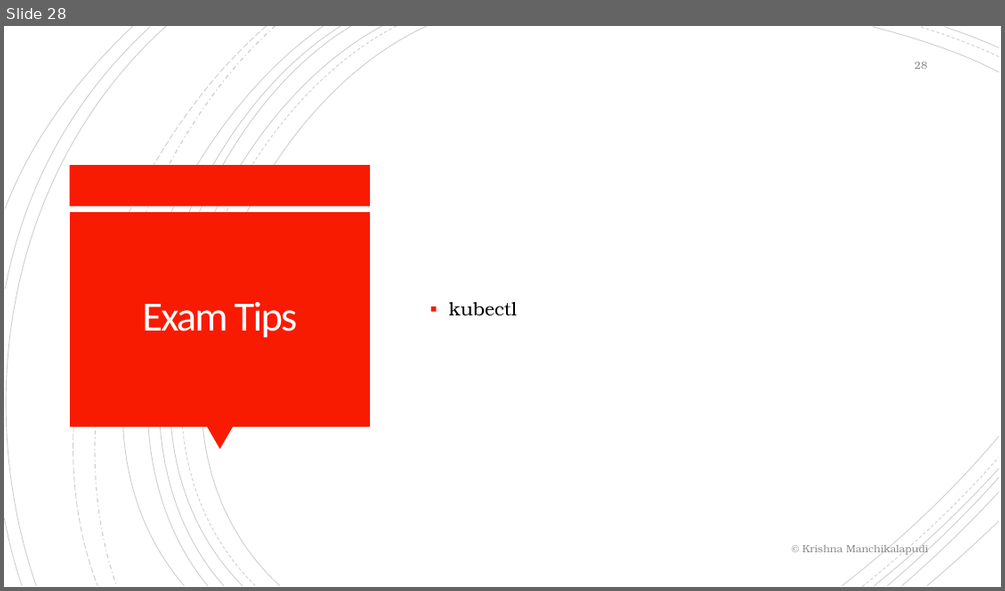
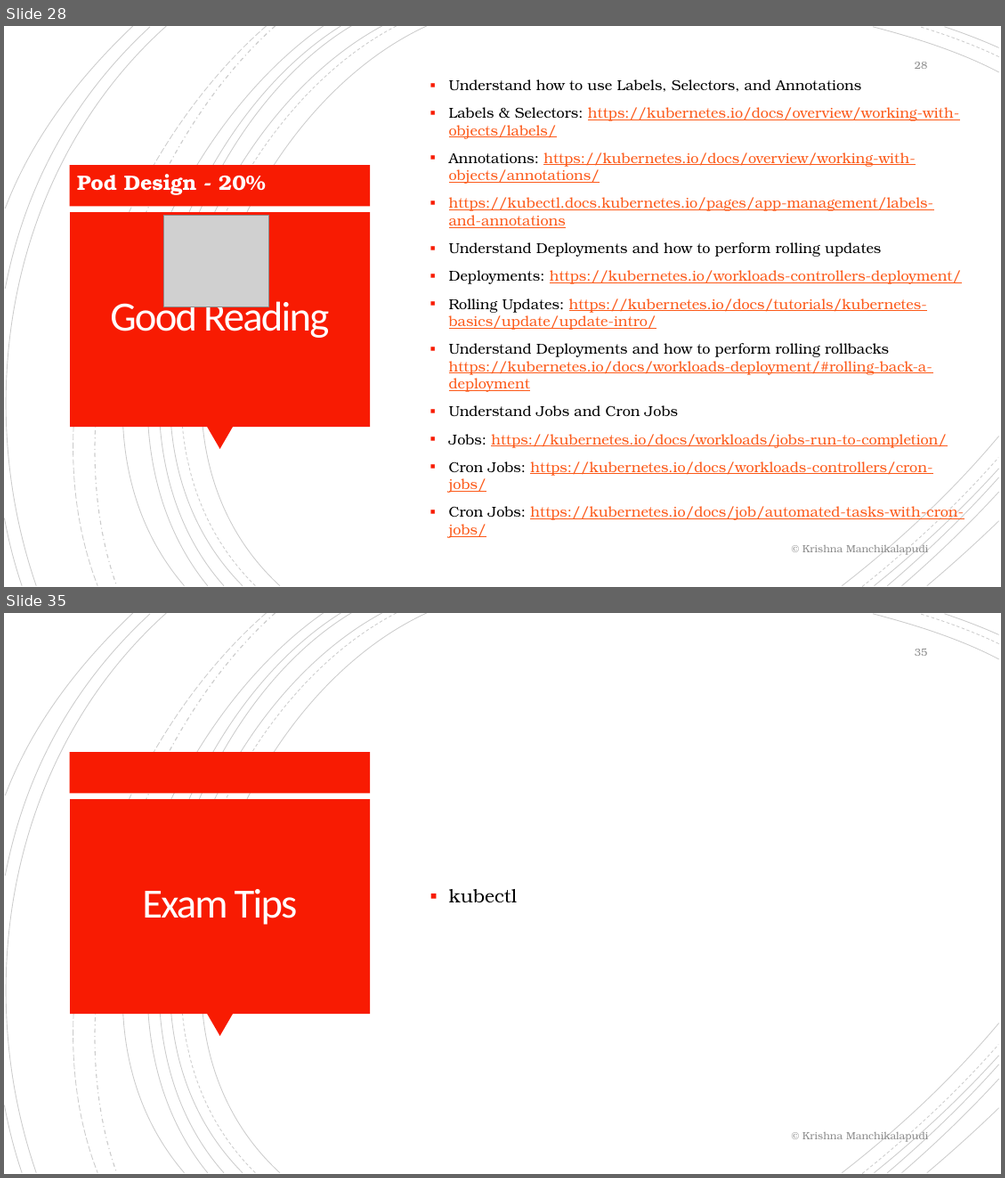
Before and after one commit to krishnamanchikalapudi/developer.info, a slide deck: CKAD-CertifiedKubernetesApplicationDeveloper/training.pptx. Shown one above the other, each under a label of ours: slide 28 before the commit, slides 28 and 35 after it; the slides between them are not shown. The pictures are 1005x591 and 1005x1178 pixels, drawn with LibreOffice and Linux fonts; fonts in the diff are those of the drawing; grey boxes stand for pictures. Boxes give left, top, right and bottom in pixels: in the first picture for what was removed or moved away, otherwise in the second. Text is boxed around its words. In the diff, an @@ line names an element or a change of style, - is before the commit and + after.

```diff
--- a/CKAD-CertifiedKubernetesApplicationDeveloper/training.pptx
+++ b/CKAD-CertifiedKubernetesApplicationDeveloper/training.pptx
@@ slide 28 added at [4, 26, 1001, 587], background #FFFFFF; not listed: 24 template elements that a slide beside it also shows @@
@@ page number added at [914, 62, 927, 69], 10 pt, text #8C8C8C @@
+28
@@ text added at [449, 79, 963, 538], 13.9 pt, text #FC5A1A, underline @@
+▪ Understand how to use Labels, Selectors, and Annotations
+▪ Labels & Selectors: https://kubernetes.io/docs/overview/working-with-objects/labels/
+▪ Annotations: https://kubernetes.io/docs/overview/working-with-objects/annotations/
+▪ https://kubectl.docs.kubernetes.io/pages/app-management/labels-and-annotations
+▪ Understand Deployments and how to perform rolling updates
+▪ Deployments: https://kubernetes.io/workloads-controllers-deployment/
+▪ Rolling Updates: https://kubernetes.io/docs/tutorials/kubernetes-basics/update/update-intro/
+▪ Understand Deployments and how to perform rolling rollbacks https://kubernetes.io/docs/workloads-deployment/#rolling-back-a-deployment
+▪ Understand Jobs and Cron Jobs
+▪ Jobs: https://kubernetes.io/docs/workloads/jobs-run-to-completion/
+▪ Cron Jobs: https://kubernetes.io/docs/workloads-controllers/cron-jobs/
+▪ Cron Jobs: https://kubernetes.io/docs/job/automated-tasks-with-cron-jobs/
@@ text added at [77, 174, 266, 195], 20 pt, text #FFFFFF, bold @@
+Pod Design - 20%
@@ picture added at [164, 216, 269, 307] @@
@@ title added at [110, 297, 329, 338], 40 pt, text #FFFEFF @@
+Good Reading
@@ text added at [802, 542, 928, 556], 10 pt, text #8C8C8C @@
+© Krishna Manchikalapudi
@@ what was slide 28 is now slide 35 @@
@@ page number at [914, 649, 927, 656]: text changed @@
-28
+35
```
Also in this commit, not shown: 27 slides changed, 7 other slides added, 10 other files.
